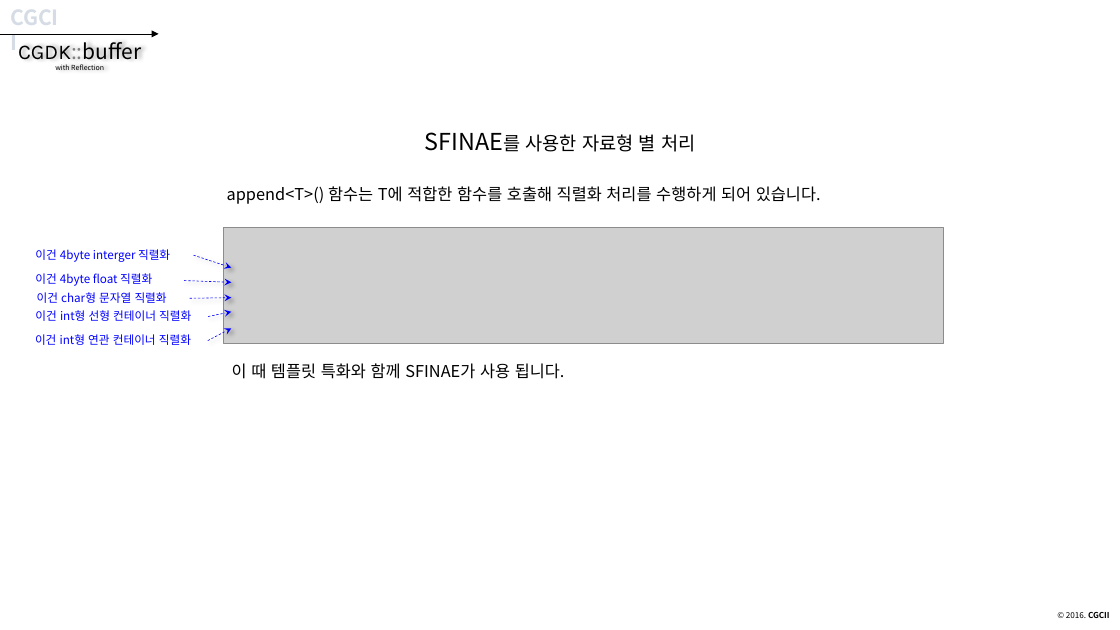
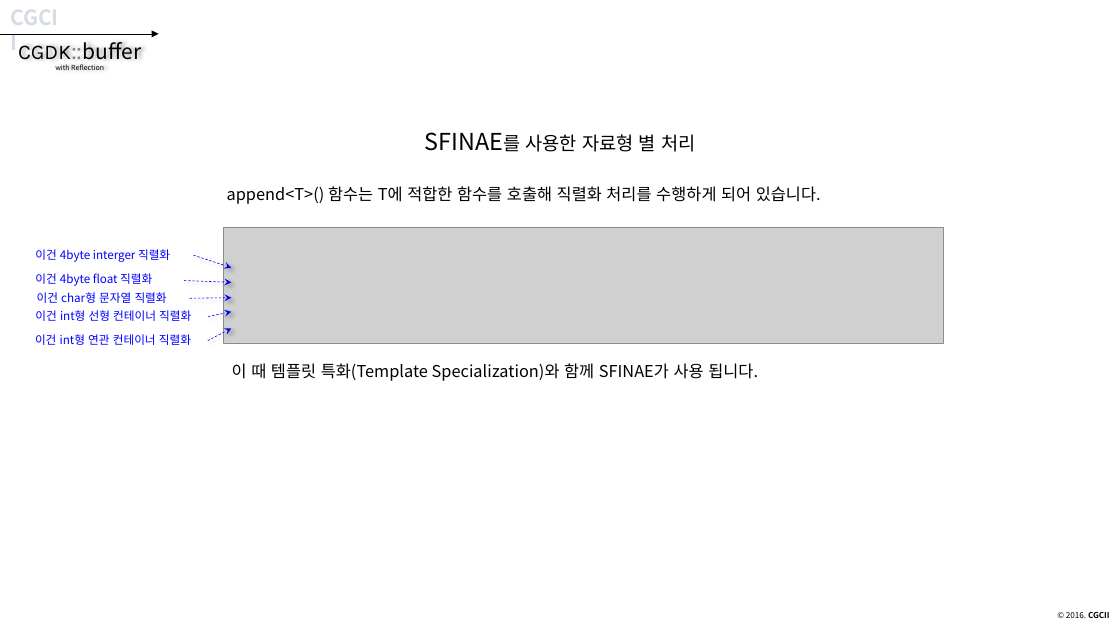
Before and after one commit to CGLabs/CGDK.buffer, a slide deck: slide 80 of C++/document/intruduce_CGDK.buffer.pptx (slide 81 before the commit). Drawn at 1120x630 pixels with LibreOffice and Linux fonts; fonts in the diff are those of the drawing; grey boxes stand for pictures. Boxes give left, top, right and bottom in pixels: in the first picture for what was removed or moved away, otherwise in the second. Text is boxed around its words. In the diff, an @@ line names an element or a change of style, - is before the commit and + after.

```diff
--- a/C++/document/intruduce_CGDK.buffer.pptx
+++ b/C++/document/intruduce_CGDK.buffer.pptx
@@ text at [232,363,758,381]: text changed @@
-이 때 템플릿 특화와 함께 SFINAE가 사용 됩니다.
+이 때 템플릿 특화(Template Specialization)와 함께 SFINAE가 사용 됩니다.
```
Also in this commit, not shown: 17 other slides changed, 1 slide removed.
